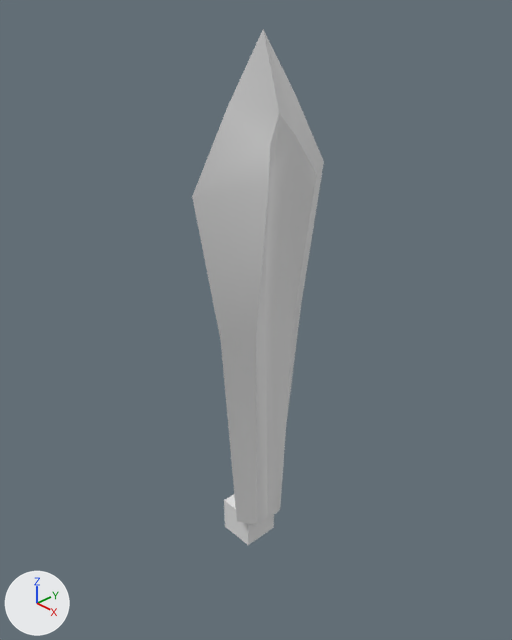
What one commit did to the Blender file Blender - entendendo o Box Modeling/sword.blend.
Camera for both pictures: a 50 mm lens placed at (1.807, -1.736, 1.948), pointed at (-0.028, -0.01, 0.608). Lighting does not change. The marker at lower left points along +X, +Y and +Z.

Before the edit, the objects in view are built like this:
```python
me_cube = bpy.data.meshes.new('Cube')
me_cube.from_pydata(...)  # a box spanning x -1.0..1.0, y -1.0..0.0, z -1.0..1.0
me_cube_002 = bpy.data.meshes.new('Cube.002')
me_cube_002.from_pydata(...)  # 50 vertices, 52 faces; spans x -0.58..0.59, y -1.37..1.39, z -1.65..7.14
me_cube_002.polygons.foreach_set('use_smooth', [True] * 52)
ob_blade = bpy.data.objects.new('Blade', me_cube_002)
ob_blade.location = (0.0, 0.0, 0.0)
ob_blade.scale = (0.238, 0.238, 0.238)
ob_hilt = bpy.data.objects.new('Hilt', me_cube)
ob_hilt.location = (-0.077, -0.008, -0.458)
ob_hilt.scale = (-0.0832, -0.0832, -0.0832)
_m = ob_hilt.modifiers.new('Mirror', 'MIRROR')
_m.use_axis = (False, True, False)
```
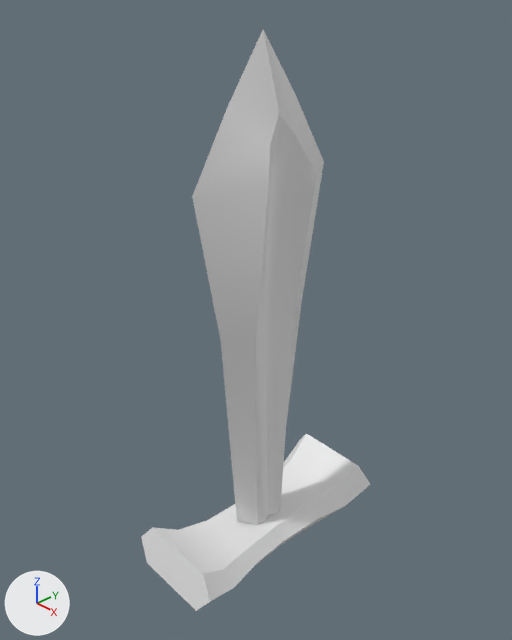
Pixel boxes (x1, y1, x2, y2) of what changed, in the pictures (512 x 640 px):
'Hilt', reshaped, moved, rescaled: before (224, 494, 274, 545); after (141, 433, 370, 611)
part 1 of me_cube, built on: before (224, 494, 274, 545); after (141, 433, 370, 611)

The change, as a list of edits to the scene's bpy script:
```text
Change me_cube:
    used by ob_hilt; location = (-0.077, -0.008, -0.458); scale = (-0.0832, -0.0832, -0.0832)
    remove me_cube.from_pydata(...)  # 8 vertices, 6 faces; spans x -1.0..1.0, y -1.0..0.0, z -1.0..1.0
    add me_cube.from_pydata(...)  # 24 vertices, 22 faces; spans x -3.31..3.31, y -7.43..0.0, z -2.35..1.08
    me_cube part 1: the whole mesh is rebuilt
    me_cube part 2: the surface is now shaded smooth
Change ob_hilt:
    ob_hilt.location: (-0.077, -0.008, -0.458) -> (0.001, -0.003, -0.458)
    ob_hilt.scale: (-0.0832, -0.0832, -0.0832) -> (-0.0715, -0.0715, -0.0715)
```
